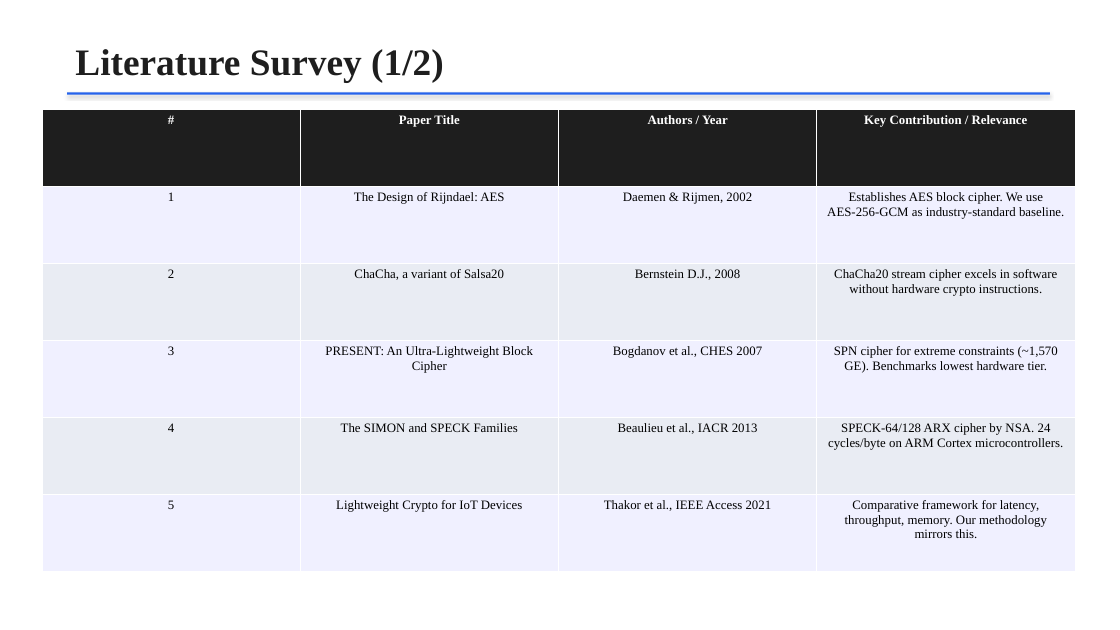
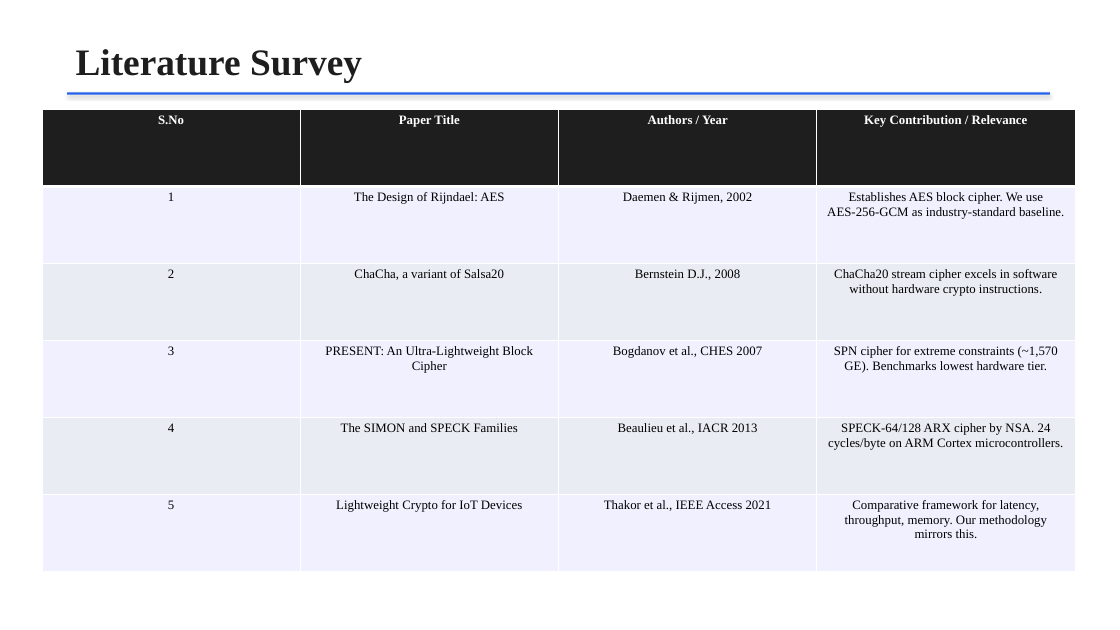
Before and after one commit to Krish6115/Distributed_Systems, a slide deck: slide 4 of Encryption_Edge_Devices_Presentation.pptx. Drawn at 1120x630 pixels with LibreOffice and Linux fonts; fonts in the diff are those of the drawing. Boxes give left, top, right and bottom in pixels: in the first picture for what was removed or moved away, otherwise in the second. Text is boxed around its words. In the diff, an @@ line names an element or a change of style, - is before the commit and + after.

```diff
--- a/Encryption_Edge_Devices_Presentation.pptx
+++ b/Encryption_Edge_Devices_Presentation.pptx
@@ text at (76,49,362,82): text changed @@
-Literature Survey (1/2)
+Literature Survey
@@ table at (42,109,1077,571) @@
-row 1, column 1: #
+row 1, column 1: S.No
```
Also in this commit, not shown: 8 other slides changed, 1 slide removed, 1 other file.
